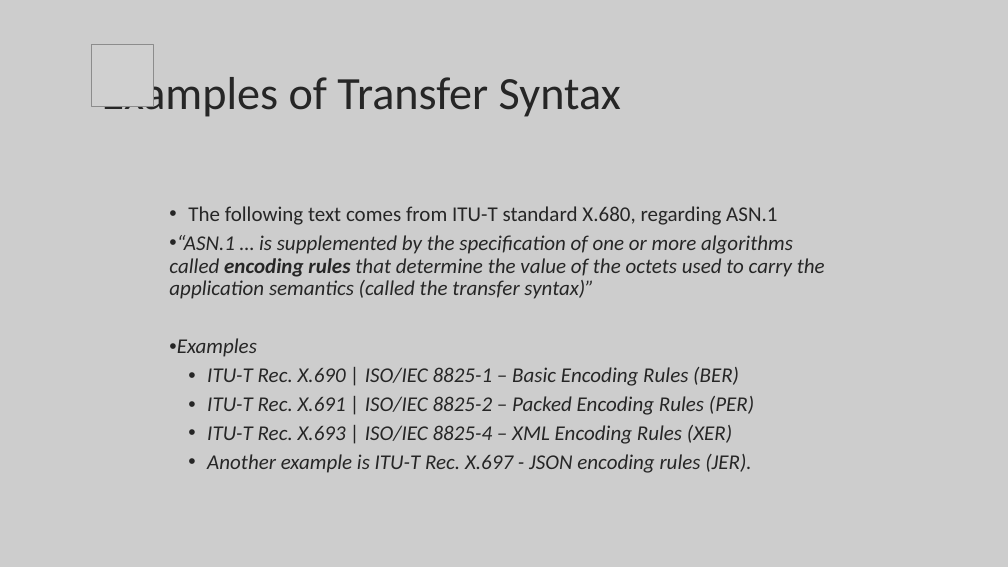
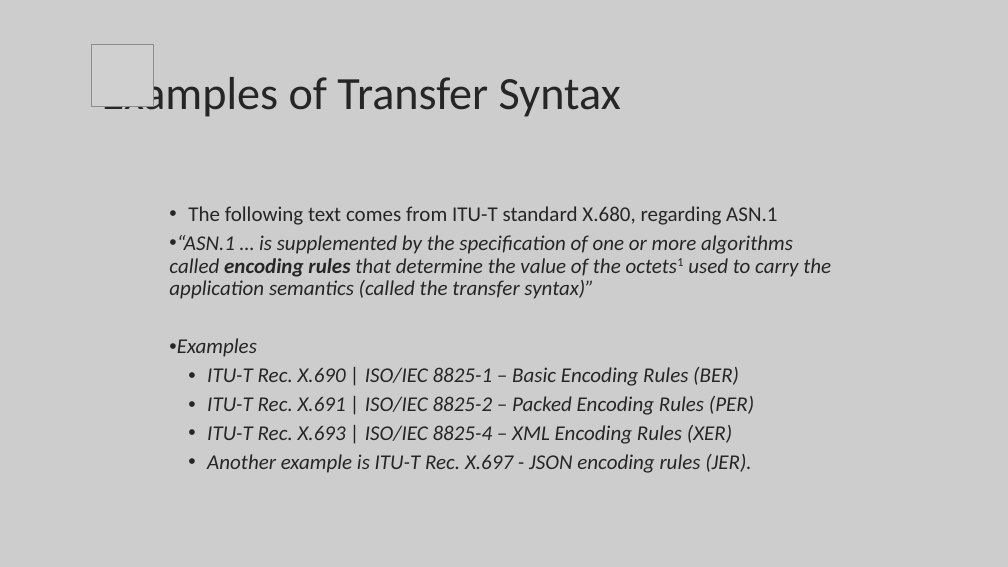
Before and after one commit to lukacassar/hw, a slide deck: slide 67 of CCE2414/1. Networking Foundations.pptx (slide 68 before the commit). Drawn at 1008x567 pixels with LibreOffice and Linux fonts; fonts in the diff are those of the drawing; grey boxes stand for pictures. Boxes give left, top, right and bottom in pixels: in the first picture for what was removed or moved away, otherwise in the second. Text is boxed around its words. In the diff, an @@ line names an element or a change of style, - is before the commit and + after.

```diff
--- a/CCE2414/1. Networking Foundations.pptx
+++ b/CCE2414/1. Networking Foundations.pptx
@@ text at <box>169,235,831,299</box>: text changed @@
-• “ASN.1 … is supplemented by the specification of one or more algorithms called encoding rules that determine the value of the octets used to carry the application semantics (called the transfer syntax)”
+• “ASN.1 … is supplemented by the specification of one or more algorithms called encoding rules that determine the value of the octets1 used to carry the application semantics (called the transfer syntax)”
```
Also in this commit, not shown: 10 other slides changed, 5 slides added.
